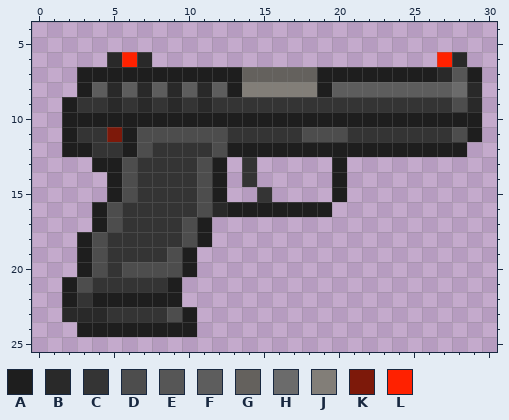
Two versions of one pixel-art sprite, Resources/Textures/Nyanotrasen/Objects/Weapons/Guns/Pistols/universal.rsi/icon.png. Above: the version before the commit.
The file is 32x32 pixels. Pixels under 10% opacity are left out. Colours within 5 levels of each other are drawn and written as one. Shown: x 0..30, y 4..25.
Palette (. is transparent): A #1e1e1e  B #292929  C #343434  D #4d4d4d  E #565656  F #5d5d5d  G #64615d  H #6b6b6b  J #827e78  K #7d190a  L #ff2100
Pixels before, first column x 2:
 6 ...BLB...................LB.
 7 .AAAAAAAAAAAGGGGGAAAAAAAABEA
 8 .AFBFBFBFBFAJJJJJAFFFFFFFFHB
 9 ACCBCBCBCBCCCCCCCCCCCCCCCCDB
10 AAAAAAAAAAAAAAAAAAAAAAAAAAAA
11 ACCKADDDDDDCCCCCDDDCCCCCCCDA
12 AACCADCCCCDAAAAAAAAAAAAAAAA.
13 ..AADCCCCDA.C.....A.........
14 ...ADCCCCDA.C.....A.........
15 ...ADCCCCDA..C....A.........
16 ..ADCCCCCDBAAAAAAA..........
17 ..ADCCCCDA..................
18 .ADCCCCCDA..................
19 .ADCCCCDA...................
20 .ADCDDDDA...................
21 ADCCCCCA....................
22 ACAAAAAA....................
23 BBBCCCCDA...................
24 .AAAAAAAA...................
Now the later version:
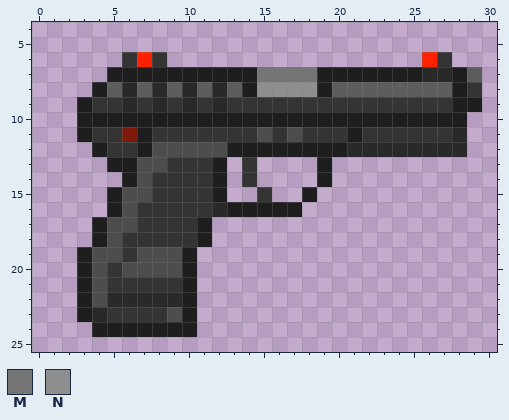
Colours new in this view: M #757575  N #8e8e8e
From old to new:
{"y":6,"x":5,"old":"BLB.","new":".CLC"}
{"y":6,"x":26,"old":".LB","new":"LC."}
{"y":7,"x":3,"old":"AA","new":".."}
{"y":7,"x":14,"old":"GGGGG","new":"AMMMM"}
{"y":7,"x":26,"old":"A","new":"B"}
{"y":7,"x":28,"old":"EA","new":"AF"}
{"y":8,"x":3,"old":"AFBFBFBFBFAJJJJJ","new":".AFBFBFBFBFANNNN"}
{"y":8,"x":28,"old":"HB","new":"AC"}
{"y":9,"x":2,"old":"AC","new":".A"}
{"y":9,"x":5,"old":"BCBCBCBC","new":"CBCBCBCB"}
{"y":9,"x":28,"old":"DB","new":"AA"}
{"y":10,"x":2,"old":"A","new":"."}
{"y":10,"x":29,"old":"A","new":"."}
{"y":11,"x":2,"old":"AC","new":".A"}
{"y":11,"x":5,"old":"KADDDDDD","new":"CKACCCCC"}
{"y":11,"x":15,"old":"C","new":"D"}
{"y":11,"x":17,"old":"CDDDC","new":"DCCCA"}
{"y":11,"x":28,"old":"DA","new":"B."}
{"y":12,"x":2,"old":"AAC","new":"..A"}
{"y":12,"x":6,"old":"ADCCCC","new":"CADDDD"}
{"y":12,"x":21,"old":"AAAAAAAA","new":"BBBBBBBB"}
{"y":13,"x":4,"old":"A","new":"."}
{"y":13,"x":6,"old":"DCC","new":"ADD"}
{"y":13,"x":11,"old":"D","new":"C"}
{"y":13,"x":19,"old":".A","new":"A."}
{"y":14,"x":5,"old":"ADC","new":".AD"}
{"y":14,"x":11,"old":"D","new":"C"}
{"y":14,"x":19,"old":".A","new":"A."}
{"y":15,"x":7,"old":"C","new":"D"}
{"y":15,"x":11,"old":"D","new":"C"}
{"y":15,"x":18,"old":".","new":"A"}
{"y":15,"x":20,"old":"A","new":"."}
{"y":16,"x":4,"old":"ADC","new":".AD"}
{"y":16,"x":11,"old":"D","new":"C"}
{"y":16,"x":18,"old":"AA","new":".."}
{"y":17,"x":6,"old":"C","new":"D"}
{"y":17,"x":10,"old":"D","new":"C"}
{"y":18,"x":3,"old":"ADC","new":".AD"}
{"y":18,"x":10,"old":"D","new":"C"}
{"y":19,"x":5,"old":"C","new":"D"}
{"y":19,"x":7,"old":"CC","new":"DD"}
{"y":21,"x":2,"old":"ADC","new":".AD"}
{"y":21,"x":9,"old":"A.","new":"CA"}
{"y":22,"x":2,"old":"ACAAAAAA.","new":".ADBBBBBA"}
{"y":23,"x":2,"old":"BB","new":".A"}
{"y":24,"x":3,"old":"A","new":"."}
{"label":"changed","picture_box":[62,52,482,337]}
